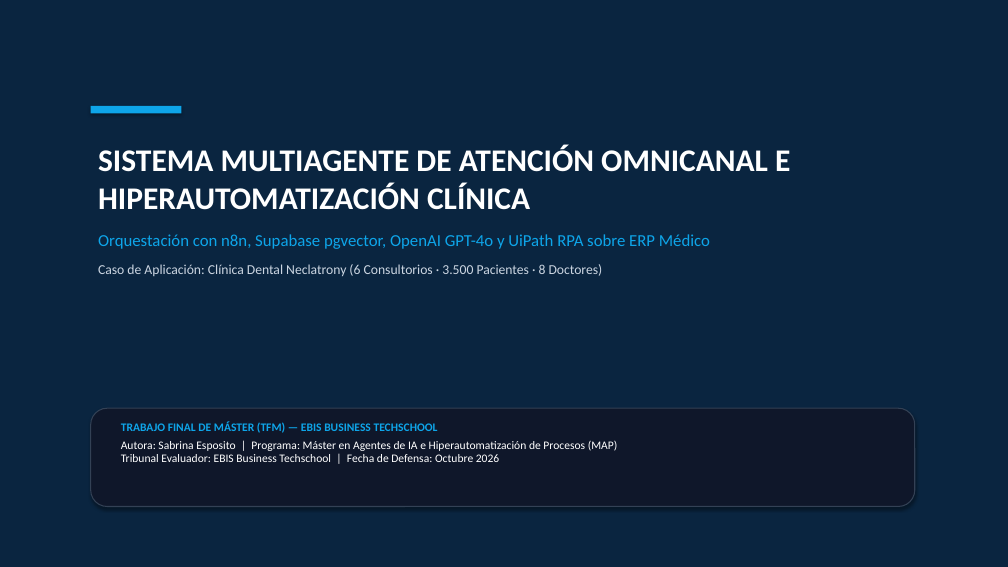
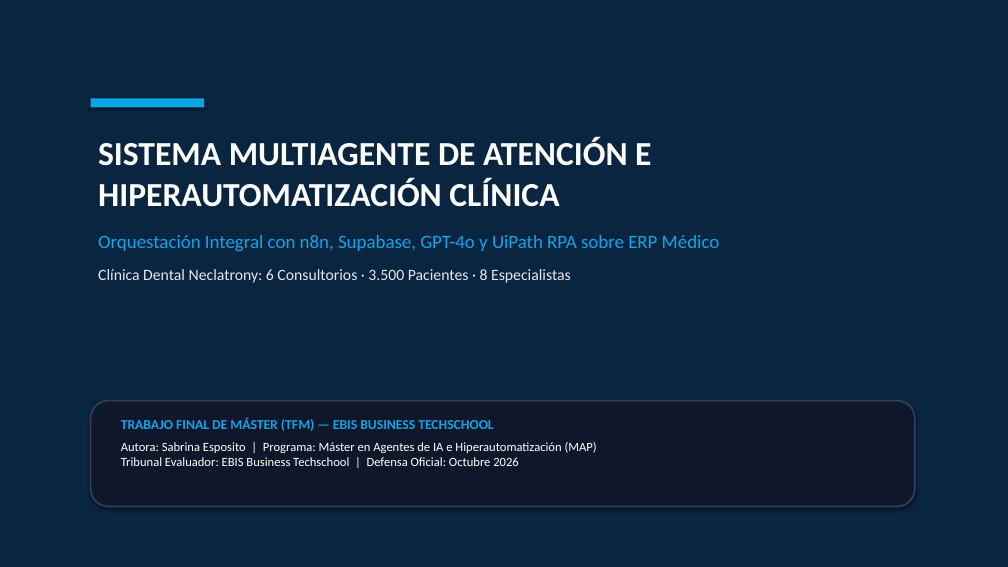
Before and after one commit to sabriesposito/clinica_neclatrony_tfm_ESPOSITO, a slide deck: slide 1 of docs/Defensa_TFM_Clinica_Neclatrony.pptx. Drawn at 1008x567 pixels with LibreOffice and Linux fonts; fonts in the diff are those of the drawing. Boxes give left, top, right and bottom in pixels: in the first picture for what was removed or moved away, otherwise in the second. Text is boxed around its words. In the diff, an @@ line names an element or a change of style, - is before the commit and + after.

```diff
--- a/docs/Defensa_TFM_Clinica_Neclatrony.pptx
+++ b/docs/Defensa_TFM_Clinica_Neclatrony.pptx
@@ rectangle: place and size @@
-rectangle at <box>91,106,181,113</box>
+rectangle at <box>91,98,204,107</box>
@@ text at <box>98,138,720,283</box>: text changed; size 13 to 15 pt; text colour #CBD5E1 to #E2E8F0 @@
-SISTEMA MULTIAGENTE DE ATENCIÓN OMNICANAL E HIPERAUTOMATIZACIÓN CLÍNICA
-Orquestación con n8n, Supabase pgvector, OpenAI GPT-4o y UiPath RPA sobre ERP Médico
-Caso de Aplicación: Clínica Dental Neclatrony (6 Consultorios · 3.500 Pacientes · 8 Doctores)
+SISTEMA MULTIAGENTE DE ATENCIÓN E HIPERAUTOMATIZACIÓN CLÍNICA
+Orquestación Integral con n8n, Supabase, GPT-4o y UiPath RPA sobre ERP Médico
+Clínica Dental Neclatrony: 6 Consultorios · 3.500 Pacientes · 8 Especialistas
@@ rounded rectangle: place and size @@
-rounded rectangle at <box>91,408,915,507</box>
+rounded rectangle at <box>91,401,915,507</box>
@@ rounded rectangle at <box>91,401,915,507</box>: outline #334155 1 pt to #334155 1.5 pt @@
@@ text at <box>121,417,493,431</box>: size 11 to 13 pt in "TRABAJO FINAL DE MÁSTER (TFM) — EBIS ..." @@
@@ text at <box>121,442,597,466</box>: text changed; size 11 to 12 pt @@
-Autora: Sabrina Esposito | Programa: Máster en Agentes de IA e Hiperautomatización de Procesos (MAP)
-Tribunal Evaluador: EBIS Business Techschool | Fecha de Defensa: Octubre 2026
+Autora: Sabrina Esposito | Programa: Máster en Agentes de IA e Hiperautomatización (MAP)
+Tribunal Evaluador: EBIS Business Techschool | Defensa Oficial: Octubre 2026
```
Also in this commit, not shown: 9 other slides changed.
